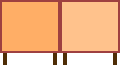
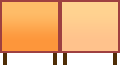
Layers edited between the first and the second w=120, h=65 image:
painted on "Фигура 1" over bbox(2, 2, 58, 51)
